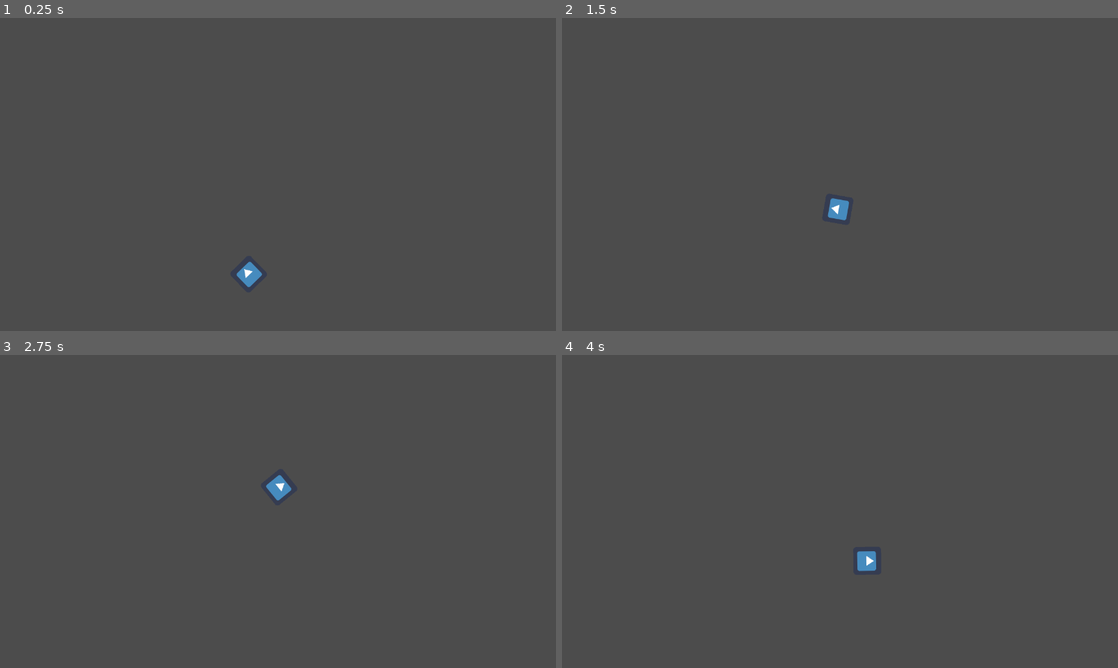
Above: before the commit, frames 1-4 (two rows, left to right).
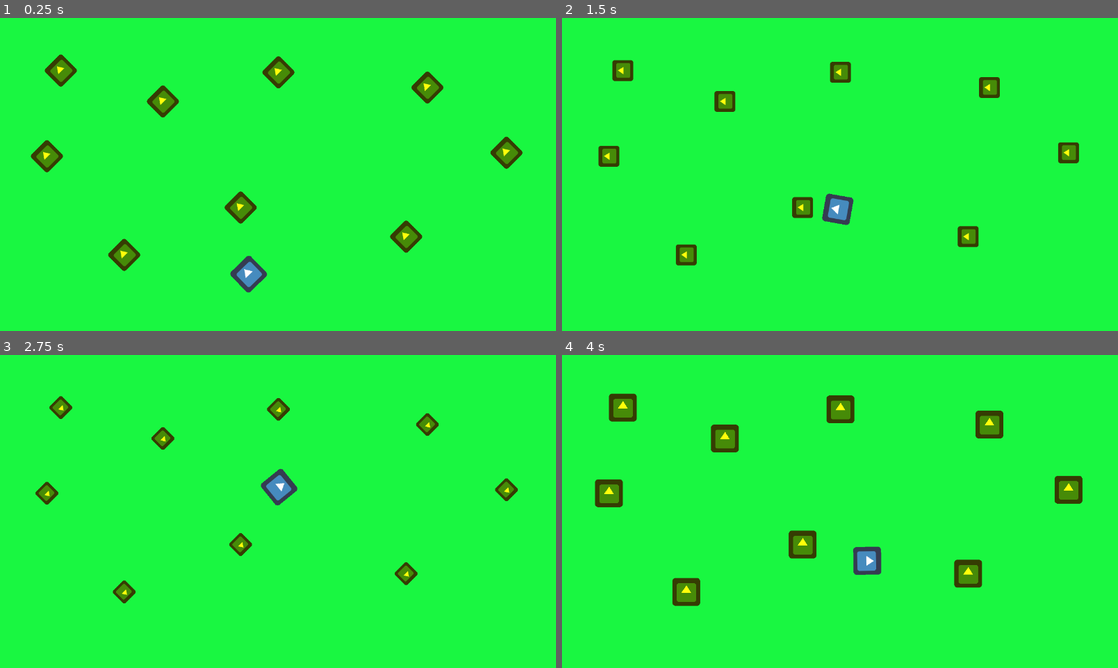
Above: after the commit, the same moments.

Repository: Szczocik/Pollinations_bee
Game: Godot game, scene res://World.tscn
The game is run twice, just before and just after one commit, with the same random seed, the same clock (stepped at 60 frames per second) and the same inputs. The engine's default icon, where the game draws it, is replaced by a stand-in: a white triangle on a blue panel in a dark square.
Inputs (mouse positions are in pixels of both pictures, inside the frame that each line leads up to):
- Up to frame 1 (0.25 s): no input
- Up to frame 2 (1.5 s): move the mouse to (962, 158) at 0.52 s; move the mouse to (728, 190) at 1.27 s
- Up to frame 3 (2.75 s): move the mouse to (333, 442) at 2.02 s
- Up to frame 4 (4 s): move the mouse to (812, 574) at 2.77 s; move the mouse to (1006, 558) at 3.52 s

The runs differ from the first frame. In frame 1, 100% of the frame differs, in the area x 0-100%, y 0-100%; in frame 2, 100%; in frame 3, 100%; in frame 4, 100%.

Commit message:
BGM

Diff:
--- /dev/null
+++ b/Flouer/Flouer.tscn
@@ -0,0 +1,77 @@
+[gd_scene load_steps=5 format=2]
+
+[ext_resource path="res://icon.png" type="Texture" id=1]
+
+[sub_resource type="RectangleShape2D" id=1]
+extents = Vector2( 30.5, 31.5 )
+
+[sub_resource type="Animation" id=2]
+length = 0.001
+tracks/0/type = "value"
+tracks/0/path = NodePath("Sprite:rotation_degrees")
+tracks/0/interp = 1
+tracks/0/loop_wrap = true
+tracks/0/imported = false
+tracks/0/enabled = true
+tracks/0/keys = {
+"times": PoolRealArray( 0 ),
+"transitions": PoolRealArray( 1 ),
+"update": 0,
+"values": [ 0.0 ]
+}
+tracks/1/type = "value"
+tracks/1/path = NodePath("Sprite:scale")
+tracks/1/interp = 1
+tracks/1/loop_wrap = true
+tracks/1/imported = false
+tracks/1/enabled = true
+tracks/1/keys = {
+"times": PoolRealArray( 0 ),
+"transitions": PoolRealArray( 1 ),
+"update": 0,
+"values": [ Vector2( 1, 1 ) ]
+}
+
+[sub_resource type="Animation" id=3]
+resource_name = "move"
+length = 4.0
+loop = true
+tracks/0/type = "value"
+tracks/0/path = NodePath("Sprite:rotation_degrees")
+tracks/0/interp = 1
+tracks/0/loop_wrap = true
+tracks/0/imported = false
+tracks/0/enabled = true
+tracks/0/keys = {
+"times": PoolRealArray( 0, 1, 2, 3, 4 ),
+"transitions": PoolRealArray( 1, 1, 1, 1, 1 ),
+"update": 0,
+"values": [ 0.0, -180.0, 0.0, 180.0, 0.0 ]
+}
+tracks/1/type = "value"
+tracks/1/path = NodePath("Sprite:scale")
+tracks/1/interp = 1
+tracks/1/loop_wrap = true
+tracks/1/imported = false
+tracks/1/enabled = true
+tracks/1/keys = {
+"times": PoolRealArray( 0, 1, 2, 3, 4 ),
+"transitions": PoolRealArray( 1, 1, 1, 1, 1 ),
+"update": 0,
+"values": [ Vector2( 1, 1 ), Vector2( 0.5, 0.5 ), Vector2( 1, 1 ), Vector2( 0.5, 0.5 ), Vector2( 1, 1 ) ]
+}
+
+[node name="Flouer" type="Area2D"]
+
+[node name="Sprite" type="Sprite" parent="."]
+modulate = Color( 1, 1, 0.0431373, 1 )
+texture = ExtResource( 1 )
+
+[node name="CollisionShape2D" type="CollisionShape2D" parent="."]
+position = Vector2( -0.5, -0.5 )
+shape = SubResource( 1 )
+
+[node name="AnimationPlayer" type="AnimationPlayer" parent="."]
+autoplay = "move"
+anims/RESET = SubResource( 2 )
+anims/move = SubResource( 3 )
--- /dev/null
+++ b/SFX/AudioStreamPlayer.gd
@@ -0,0 +1,4 @@
+extends AudioStreamPlayer
+
+func _ready():
+	play()
--- a/World.tscn
+++ b/World.tscn
@@ -1,6 +1,9 @@
-[gd_scene load_steps=4 format=2]
+[gd_scene load_steps=7 format=2]
 
 [ext_resource path="res://Player.tscn" type="PackedScene" id=1]
+[ext_resource path="res://Flouer/Flouer.tscn" type="PackedScene" id=2]
+[ext_resource path="res://SFX/Chiptune_Adventures_1.ogg" type="AudioStream" id=3]
+[ext_resource path="res://SFX/AudioStreamPlayer.gd" type="Script" id=4]
 
 [sub_resource type="RectangleShape2D" id=1]
 extents = Vector2( 666, 11.5 )
@@ -10,32 +13,75 @@
 
 [node name="World" type="Node2D"]
 
-[node name="WallTop" type="StaticBody2D" parent="."]
+[node name="ColorRect" type="ColorRect" parent="."]
+margin_right = 1280.0
+margin_bottom = 720.0
+color = Color( 0.101961, 0.972549, 0.258824, 1 )
 
-[node name="CollisionShape2D" type="CollisionShape2D" parent="WallTop"]
+[node name="Walls" type="Node" parent="."]
+
+[node name="WallTop" type="StaticBody2D" parent="Walls"]
+
+[node name="CollisionShape2D" type="CollisionShape2D" parent="Walls/WallTop"]
 position = Vector2( 643, -10 )
 shape = SubResource( 1 )
 
-[node name="WallBottom" type="StaticBody2D" parent="."]
+[node name="WallBottom" type="StaticBody2D" parent="Walls"]
 position = Vector2( -5, 740 )
 
-[node name="CollisionShape2D" type="CollisionShape2D" parent="WallBottom"]
+[node name="CollisionShape2D" type="CollisionShape2D" parent="Walls/WallBottom"]
 position = Vector2( 643, -10 )
 shape = SubResource( 1 )
 
-[node name="WallLeft" type="StaticBody2D" parent="."]
+[node name="WallLeft" type="StaticBody2D" parent="Walls"]
 position = Vector2( 28, -11 )
 
-[node name="CollisionShape2D" type="CollisionShape2D" parent="WallLeft"]
+[node name="CollisionShape2D" type="CollisionShape2D" parent="Walls/WallLeft"]
 position = Vector2( -47, 383 )
 shape = SubResource( 2 )
 
-[node name="WallRight" type="StaticBody2D" parent="."]
+[node name="WallRight" type="StaticBody2D" parent="Walls"]
 position = Vector2( 1346, -19 )
 
-[node name="CollisionShape2D" type="CollisionShape2D" parent="WallRight"]
+[node name="CollisionShape2D" type="CollisionShape2D" parent="Walls/WallRight"]
 position = Vector2( -47, 383 )
 shape = SubResource( 2 )
 
+[node name="Flouers" type="Node" parent="."]
+
+[node name="Flouer" parent="Flouers" instance=ExtResource( 2 )]
+position = Vector2( 140, 121 )
+
+[node name="Flouer2" parent="Flouers" instance=ExtResource( 2 )]
+position = Vector2( 108, 318 )
+
+[node name="Flouer3" parent="Flouers" instance=ExtResource( 2 )]
+position = Vector2( 286, 545 )
+
+[node name="Flouer4" parent="Flouers" instance=ExtResource( 2 )]
+position = Vector2( 554, 436 )
+
+[node name="Flouer5" parent="Flouers" instance=ExtResource( 2 )]
+position = Vector2( 935, 503 )
+
+[node name="Flouer6" parent="Flouers" instance=ExtResource( 2 )]
+position = Vector2( 1166, 310 )
+
+[node name="Flouer7" parent="Flouers" instance=ExtResource( 2 )]
+position = Vector2( 984, 160 )
+
+[node name="Flouer8" parent="Flouers" instance=ExtResource( 2 )]
+position = Vector2( 641, 125 )
+
+[node name="Flouer9" parent="Flouers" instance=ExtResource( 2 )]
+position = Vector2( 375, 192 )
+
 [node name="Player" parent="." instance=ExtResource( 1 )]
 position = Vector2( 616, 634 )
+z_index = 1
+
+[node name="BGM" type="AudioStreamPlayer" parent="."]
+stream = ExtResource( 3 )
+volume_db = -10.0
+autoplay = true
+script = ExtResource( 4 )
Not shown, added: SFX/Chiptune_Adventures_1.ogg.import
Not shown, added: SFX/Chiptune_Adventures_1.ogg
